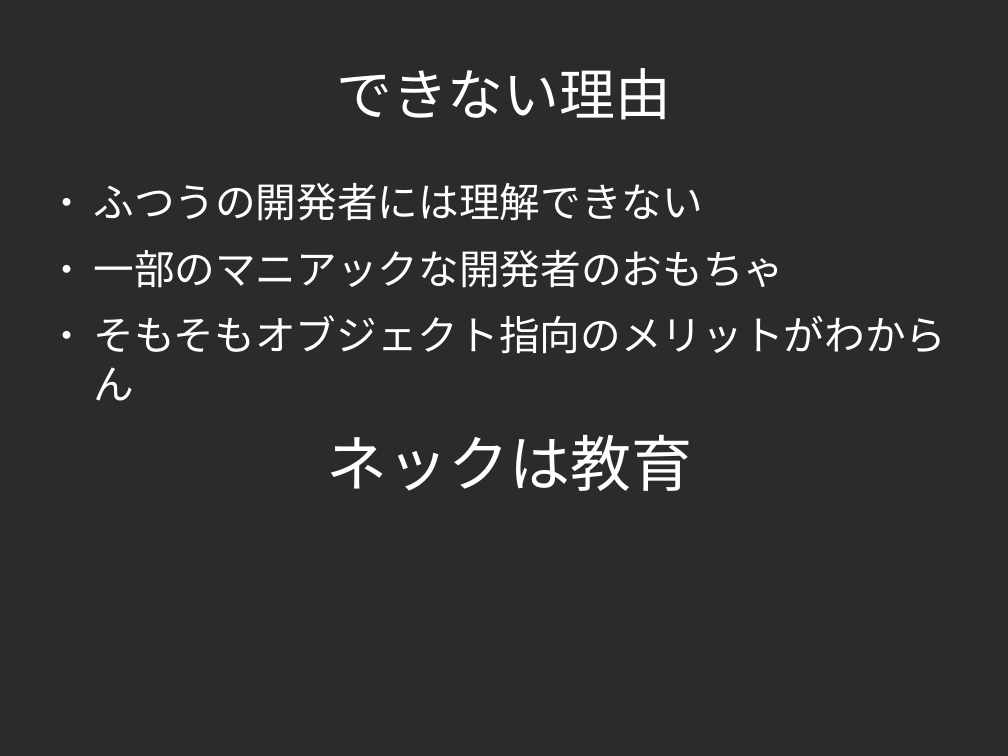
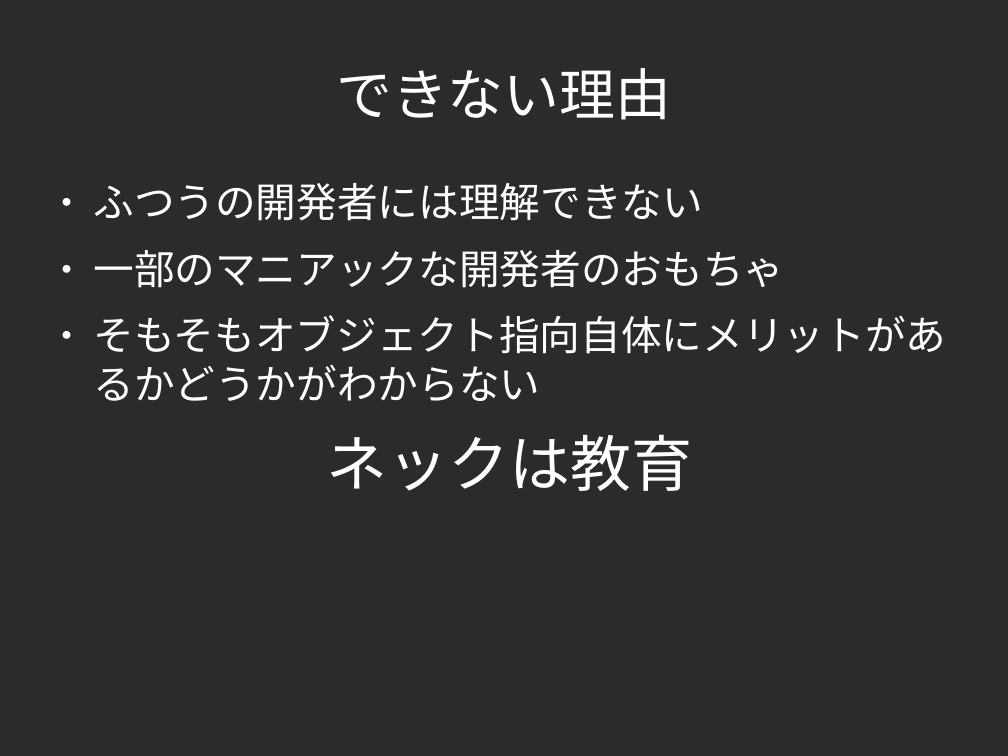
Before and after one commit to yojik/yojik-lib, a slide deck: slide 4 of 2009devsumi/oo_exercise/doc/devsum.odp (slide 5 before the commit). Drawn at 1008x756 pixels with LibreOffice and Linux fonts; fonts in the diff are those of the drawing; background and template pictures are left out; a plain dark background stands for a picture behind light text. Boxes give left, top, right and bottom in pixels: in the first picture for what was removed or moved away, otherwise in the second. Text is boxed around its words. In the diff, an @@ line names an element or a change of style, - is before the commit and + after.

```diff
--- a/2009devsumi/oo_exercise/doc/devsum.odp
+++ b/2009devsumi/oo_exercise/doc/devsum.odp
@@ text at (93,315,946,401): text changed @@
-● そもそもオブジェクト指向のメリットがわからん
+● そもそもオブジェクト指向自体にメリットがあるかどうかがわからない
```
Also in this commit, not shown: 23 other slides changed, 8 slides added, 1 slide removed.
